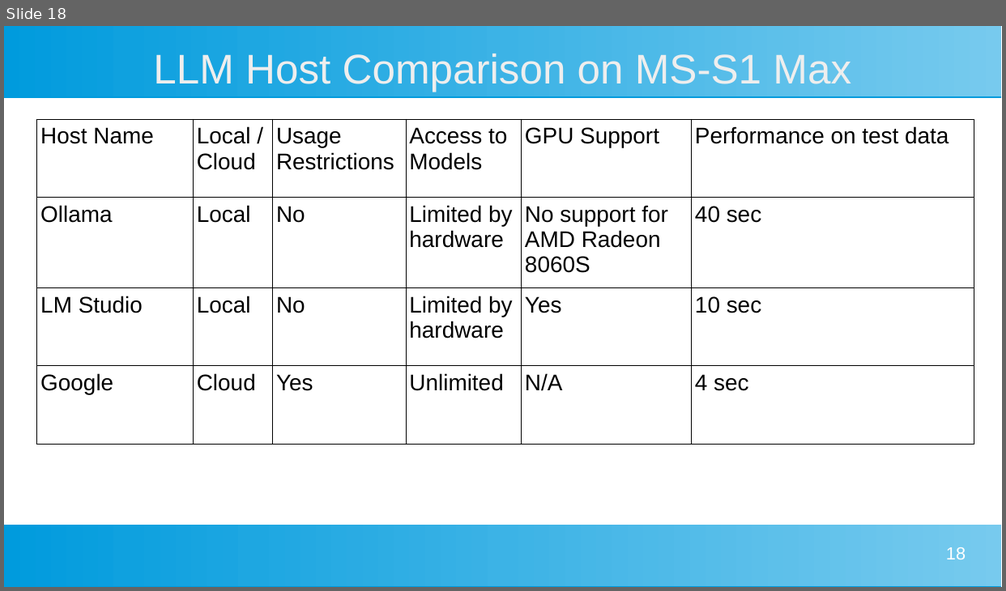
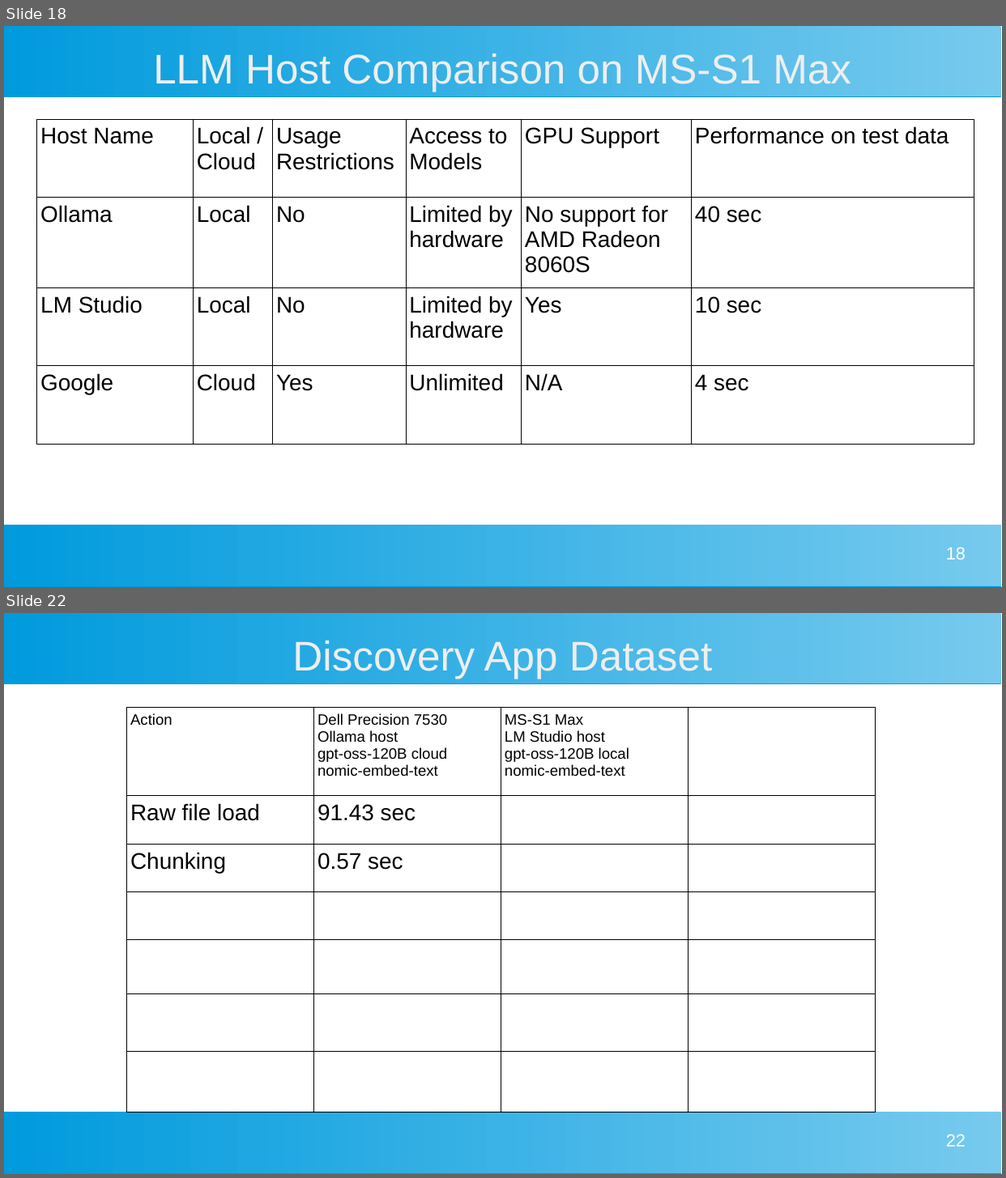
Before and after one commit to DarlowieTechnology/a_bridge_too_far, a slide deck: architecture/Project Presentation v1.pptx. Shown one above the other, each under a label of ours: slide 18 before the commit, slides 18 and 22 after it; the slides between them are not shown. The pictures are 1006x591 and 1006x1178 pixels, drawn with LibreOffice and Linux fonts; fonts in the diff are those of the drawing. Boxes give left, top, right and bottom in pixels: in the first picture for what was removed or moved away, otherwise in the second. Text is boxed around its words. In the diff, an @@ line names an element or a change of style, - is before the commit and + after.

Commit message:
discovery app

```diff
--- a/architecture/Project Presentation v1.pptx
+++ b/architecture/Project Presentation v1.pptx
@@ slide 22 added at [4,613,1002,1174], background #FFFFFF; not listed: 2 template elements that a slide beside it also shows @@
@@ title added at [292,641,712,679], 33 pt, text #EEEEEE @@
+Discovery App Dataset
@@ table added at [127,707,877,1113], 7 rows, 4 columns @@
+Action | Dell Precision 7530 / Ollama host / gpt-oss-120B cloud / nomic-embed-text | MS-S1 Max / LM Studio host / gpt-oss-120B local / nomic-embed-text | 
+Raw file load | 91.43 sec |  | 
+Chunking | 0.57 sec |  | 
+ |  |  | 
+ |  |  | 
+ |  |  | 
+ |  |  | 
@@ page number added at [946,1135,965,1147], 14 pt, text #FFFFFF @@
+22
```
Also in this commit, not shown: 1 slide changed, 1 other slide added, 8 other files.
